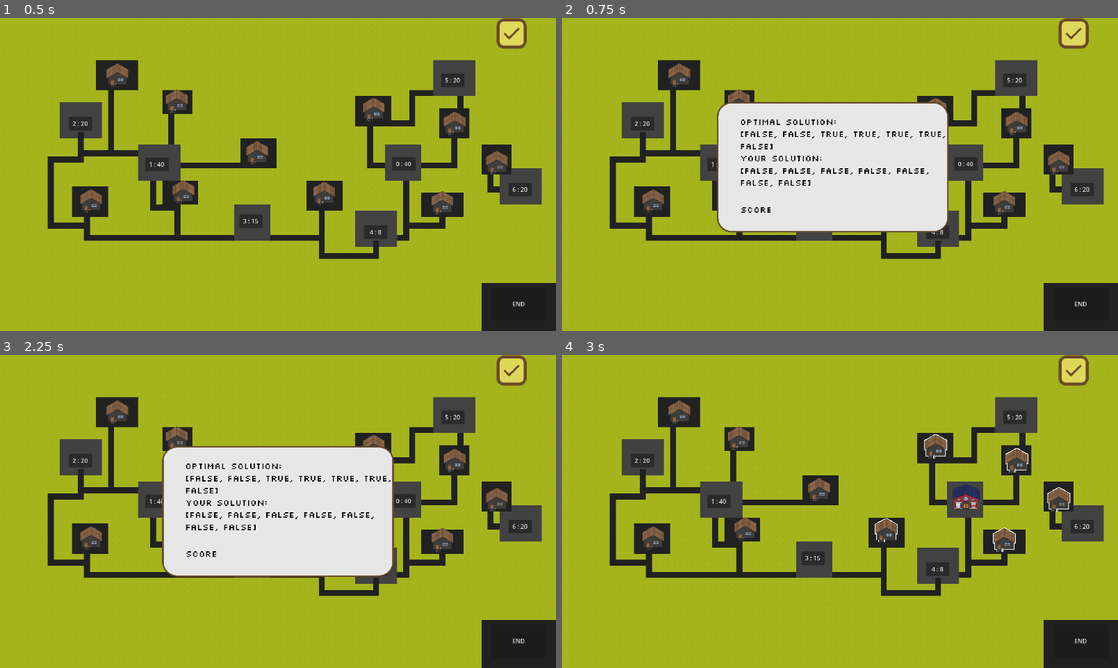
Above: before the commit, frames 1-4 (two rows, left to right).
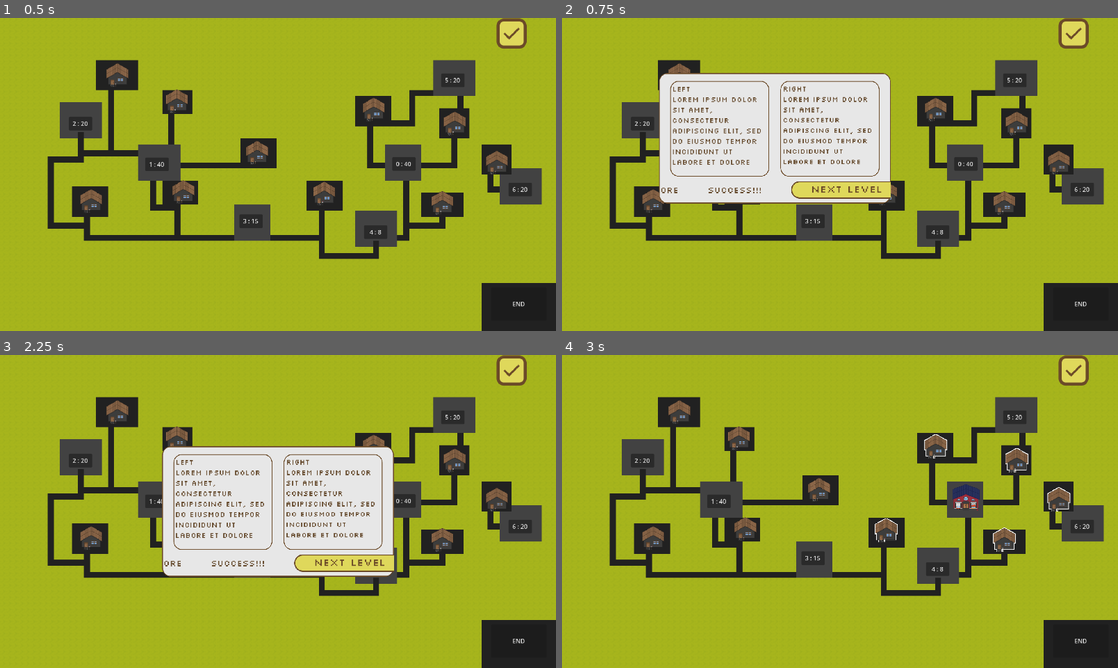
Above: after the commit, the same moments.

Repository: trang-ngn/SOS-Game
Game: Godot game, scene res://main.tscn
The game is run twice, just before and just after one commit, with the same random seed, the same clock (stepped at 60 frames per second) and the same inputs.
Inputs (mouse positions are in pixels of both pictures, inside the frame that each line leads up to):
- Up to frame 1 (0.5 s): no input
- Up to frame 2 (0.75 s): click (1073, 33) at 0.5 s
- Up to frame 3 (2.25 s): click (283, 527) at 1.27 s; click (511, 370) at 2 s
- Up to frame 4 (3 s): click "0 : 40" at 2.75 s

Frame 1 is identical in both runs. In frame 2, 17% of the frame differs, in the area x 17-70%, y 17-69%; in frame 3, 4.0%; in frame 4, nothing differs.

Commit message:
feat: add demo labels and impove dialog design

Diff:
--- a/sos-game/Scenes/DialogPanel/result_dialog.tscn
+++ b/sos-game/Scenes/DialogPanel/result_dialog.tscn
@@ -1,62 +1,99 @@
-[gd_scene load_steps=3 format=3 uid="uid://dle83pi206ovy"]
+[gd_scene load_steps=4 format=3 uid="uid://cdhqm638yme71"]
 
 [ext_resource type="FontFile" uid="uid://c8f1xkqvr2h7a" path="res://Assets/Fonts/Silkscreen-Regular.ttf" id="1_5tu22"]
+[ext_resource type="Texture2D" uid="uid://d2fwkm7ofx7tj" path="res://Assets/Buttons and Dialogs/Result-dialog.png" id="1_ywtve"]
+[ext_resource type="Texture2D" uid="uid://mqa3wwnk2b00" path="res://Assets/Buttons and Dialogs/Button-nextlevel.png" id="3_8xopk"]
 
-[sub_resource type="StyleBoxFlat" id="StyleBoxFlat_ugmqo"]
-bg_color = Color(0.905882, 0.905882, 0.905882, 1)
-border_width_left = 5
-border_width_top = 5
-border_width_right = 5
-border_width_bottom = 5
-border_color = Color(0.4, 0.294118, 0.180392, 1)
-corner_radius_top_left = 50
-corner_radius_top_right = 50
-corner_radius_bottom_right = 50
-corner_radius_bottom_left = 50
-
-[node name="ResultDialog" type="Control"]
-layout_mode = 3
-anchor_right = 0.67
-anchor_bottom = 0.556
-offset_right = -0.400024
-offset_bottom = 0.519958
+[node name="ResultDialog" type="TextureRect"]
+anchors_preset = -1
+anchor_right = 0.757
+anchor_bottom = 0.668
+offset_right = -0.440063
+offset_bottom = -0.440063
 grow_horizontal = 2
 grow_vertical = 2
+size_flags_horizontal = 3
+size_flags_vertical = 3
+texture = ExtResource("1_ywtve")
+expand_mode = 1
 
-[node name="Panel" type="Panel" parent="."]
+[node name="HBoxContainer" type="HBoxContainer" parent="."]
 layout_mode = 1
-anchors_preset = 15
-anchor_right = 1.0
-anchor_bottom = 1.0
+anchors_preset = -1
+anchor_left = 0.075
+anchor_top = 0.85
+anchor_right = 0.923
+anchor_bottom = 0.961
+offset_left = -0.0500031
+offset_top = 0.25
+offset_right = 0.0778809
+offset_bottom = 0.144958
 grow_horizontal = 2
-grow_vertical = 2
-theme_override_styles/panel = SubResource("StyleBoxFlat_ugmqo")
+grow_vertical = 0
+theme_override_constants/separation = 100
+alignment = 1
 
-[node name="ScoreLabel" type="Label" parent="Panel"]
-custom_minimum_size = Vector2(20, 20)
-layout_mode = 1
-anchors_preset = 2
-anchor_top = 1.0
-anchor_bottom = 1.0
-offset_left = 81.0
-offset_top = -99.0
-offset_right = 219.0
-offset_bottom = -53.0
-grow_vertical = 0
-theme_override_colors/font_color = Color(0, 0, 0, 1)
+[node name="ResultLabel" type="Label" parent="HBoxContainer"]
+layout_mode = 2
+theme_override_colors/font_color = Color(0.4, 0.294118, 0.180392, 1)
 theme_override_fonts/font = ExtResource("1_5tu22")
 theme_override_font_sizes/font_size = 30
 text = "Score"
-autowrap_mode = 3
 
-[node name="ResultLabel" type="Label" parent="Panel"]
-layout_mode = 1
-offset_left = 79.0
-offset_top = 48.0
-offset_right = 833.0
-offset_bottom = 351.0
-theme_override_colors/font_color = Color(0, 0, 0, 1)
+[node name="ScoreLabel" type="Label" parent="HBoxContainer"]
+custom_minimum_size = Vector2(20, 20)
+layout_mode = 2
+theme_override_colors/font_color = Color(0.4, 0.294118, 0.180392, 1)
 theme_override_fonts/font = ExtResource("1_5tu22")
 theme_override_font_sizes/font_size = 30
-text = "Score"
+text = "Success!!!"
+
+[node name="TextureButton" type="TextureButton" parent="HBoxContainer"]
+custom_minimum_size = Vector2(200, 30)
+layout_mode = 2
+texture_normal = ExtResource("3_8xopk")
+stretch_mode = 5
+
+[node name="LeftLabel" type="Label" parent="."]
+layout_mode = 1
+anchors_preset = -1
+anchor_left = 0.059
+anchor_top = 0.084
+anchor_right = 0.464
+anchor_bottom = 0.771
+offset_left = -0.826012
+offset_top = 0.37999
+offset_right = -0.496033
+offset_bottom = -0.405029
+grow_horizontal = 2
+grow_vertical = 2
+theme_override_colors/font_color = Color(0.4, 0.294118, 0.180392, 1)
+theme_override_fonts/font = ExtResource("1_5tu22")
+theme_override_font_sizes/font_size = 25
+text = "Left
+Lorem ipsum dolor sit amet, consectetur adipiscing elit, sed do eiusmod tempor incididunt ut labore et dolore magna aliqua
+"
 autowrap_mode = 3
+clip_text = true
+
+[node name="RightLabel" type="Label" parent="."]
+layout_mode = 1
+anchors_preset = -1
+anchor_left = 0.536
+anchor_top = 0.082
+anchor_right = 0.941
+anchor_bottom = 0.769
+offset_left = -0.504028
+offset_top = 0.489998
+offset_right = -0.174072
+offset_bottom = -0.295044
+grow_horizontal = 2
+grow_vertical = 2
+theme_override_colors/font_color = Color(0.4, 0.294118, 0.180392, 1)
+theme_override_fonts/font = ExtResource("1_5tu22")
+theme_override_font_sizes/font_size = 25
+text = "Right
+Lorem ipsum dolor sit amet, consectetur adipiscing elit, sed do eiusmod tempor incididunt ut labore et dolore magna aliqua
+"
+autowrap_mode = 3
+clip_text = true
--- a/sos-game/Scenes/level_example.tscn
+++ b/sos-game/Scenes/level_example.tscn
@@ -561,7 +561,8 @@
 
 [node name="PopupPanel" type="Popup" parent="."]
 transparent_bg = true
-size = Vector2i(850, 500)
+size = Vector2i(1250, 700)
+unresizable = false
 transparent = true
 
 [node name="ResultDialog" parent="PopupPanel" instance=ExtResource("10_xv378")]
--- a/sos-game/Scripts/level_script.gd
+++ b/sos-game/Scripts/level_script.gd
@@ -51,7 +51,3 @@
 
 func _on_done_button_pressed() -> void:
 	$PopupPanel.popup_centered()
-	var label: Label = $PopupPanel/ResultDialog/Panel/ResultLabel
-	update_picked()
-	label.text = "Optimal Solution:" + "\n" + str(solution)+ "\n"
-	label.text += "Your Solution:" + "\n" + str(picked) + "\n"
Binary file added: sos-game/Assets/Buttons and Dialogs/Result-dialog.png
Not shown, added: sos-game/Assets/Buttons and Dialogs/Result-dialog.png.import
Not shown: 1 places in sos-game/Scenes/level_example.tscn that only renumber resources
